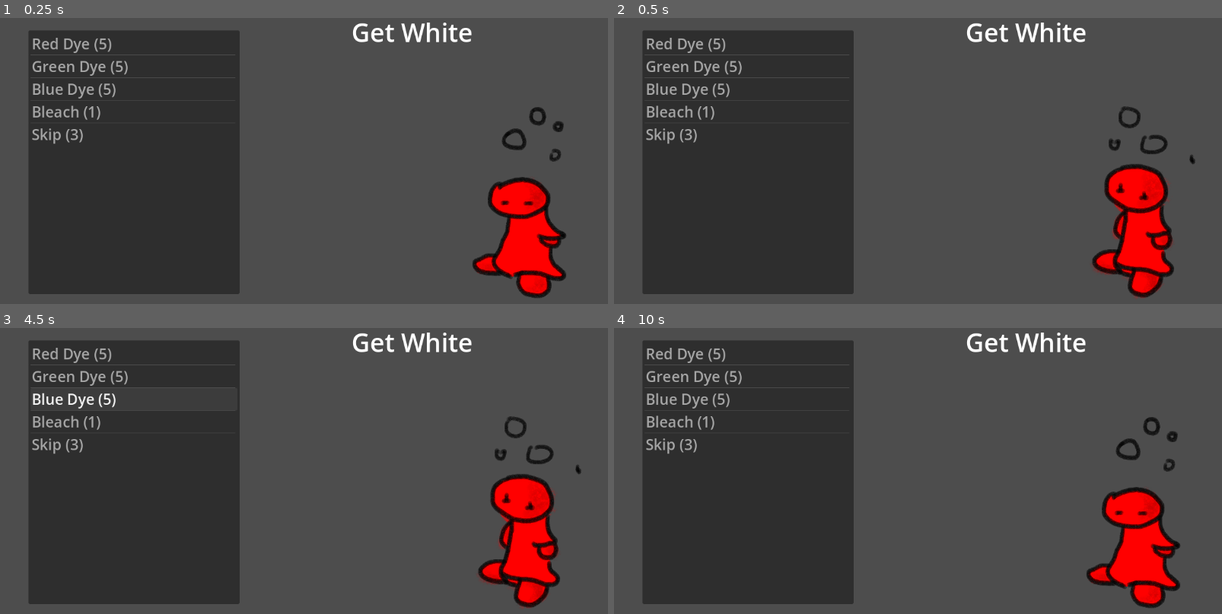
Above: before the commit, frames 1-4 (two rows, left to right).
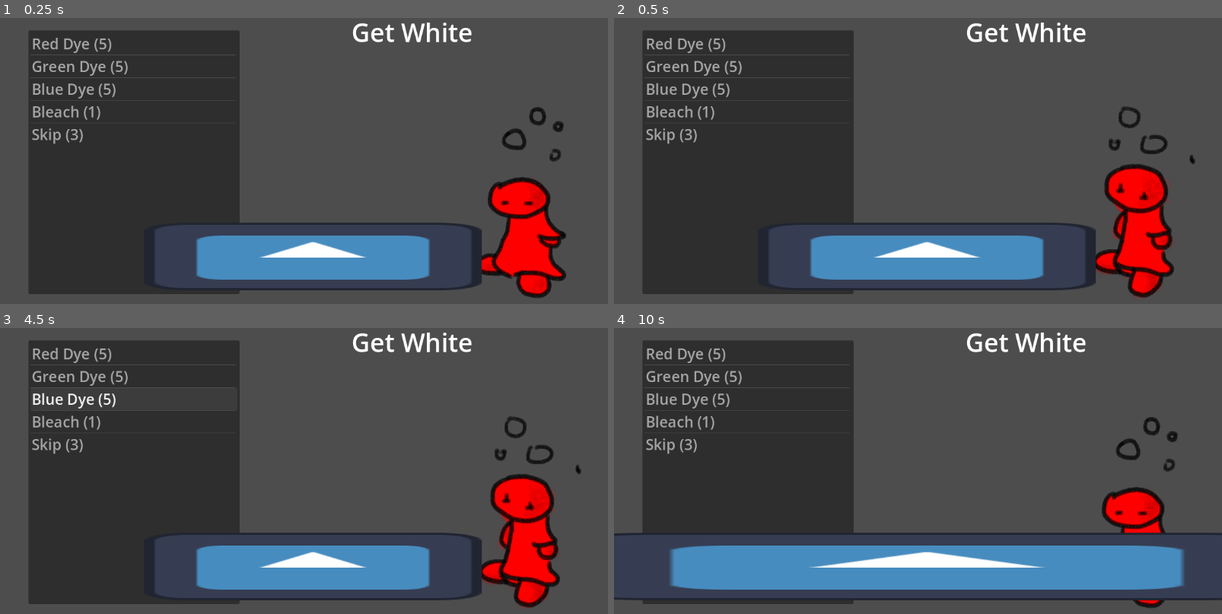
Above: after the commit, the same moments.

Repository: etherware-novice/poisongamejam
Game: Godot game, scene res://scenes/main_game_loop.tscn
The game is run twice, just before and just after one commit, with the same random seed, the same clock (stepped at 60 frames per second) and the same inputs. The engine's default icon, where the game draws it, is replaced by a stand-in: a white triangle on a blue panel in a dark square.
Inputs (mouse positions are in pixels of both pictures, inside the frame that each line leads up to):
- Up to frame 1 (0.25 s): no input
- Up to frame 2 (0.5 s): no input
- Up to frame 3 (4.5 s): move the mouse to (437, 433) at 0.52 s; tap Enter at 1.25, 4.25 s; move the mouse to (182, 468) at 1.27 s; move the mouse to (364, 373) at 2.02 s; tap Space at 2.75 s; move the mouse to (273, 519) at 2.77 s; move the mouse to (486, 502) at 3.52 s; move the mouse to (121, 399) at 4.27 s
- Up to frame 4 (10 s): move the mouse to (948, 450) at 5.02 s; tap Space at 5.75, 8.75 s; move the mouse to (826, 365) at 5.77 s; move the mouse to (1051, 433) at 6.52 s; tap Enter at 7.25 s; move the mouse to (796, 468) at 7.27 s; move the mouse to (978, 373) at 8.02 s; move the mouse to (887, 519) at 8.77 s; move the mouse to (1100, 502) at 9.52 s

The runs differ from the first frame. In frame 1, 8.8% of the frame differs, in the area x 25-80%, y 71-96%; in frame 2, 8.8%; in frame 3, 8.8%; in frame 4, 18%, in the area x 0-100%, y 71-96%.

Commit message:
work clocking in

Diff:
--- a/scenes/main_game_loop.tscn
+++ b/scenes/main_game_loop.tscn
@@ -6,6 +6,7 @@
 [ext_resource type="Texture2D" uid="uid://dn13ooxw267yq" path="res://art/patient_human-001.png" id="4_juudm"]
 [ext_resource type="Script" path="res://scripts/patient.gd" id="5_yuu1u"]
 [ext_resource type="Script" path="res://scripts/itembag.gd" id="6_3u6x2"]
+[ext_resource type="Script" path="res://scripts/workclock.gd" id="7_rbf8a"]
 
 [sub_resource type="SpriteFrames" id="SpriteFrames_gfa6j"]
 animations = [{
@@ -27,6 +28,17 @@
 "loop": true,
 "name": &"human",
 "speed": 2.0
+}]
+
+[sub_resource type="SpriteFrames" id="SpriteFrames_sae05"]
+animations = [{
+"frames": [{
+"duration": 1.0,
+"texture": ExtResource("2_b61lp")
+}],
+"loop": true,
+"name": &"default",
+"speed": 5.0
 }]
 
 [node name="MainGameLoop" type="Node2D"]
@@ -55,6 +67,18 @@
 theme_override_font_sizes/font_size = 48
 text = "placeholder"
 
+[node name="workclock" type="AnimatedSprite2D" parent="."]
+position = Vector2(593, 545)
+scale = Vector2(5, 1)
+sprite_frames = SubResource("SpriteFrames_sae05")
+script = ExtResource("7_rbf8a")
+
+[node name="hourTick" type="Timer" parent="workclock"]
+wait_time = 10.0
+autostart = true
+
 [connection signal="complete" from="patient" to="." method="_on_patient_complete"]
 [connection signal="skipped" from="patient" to="." method="_on_patient_skipped"]
 [connection signal="item_clicked" from="itembag" to="itembag" method="_on_item_clicked"]
+[connection signal="timeUp" from="workclock" to="." method="_on_workclock_time_up"]
+[connection signal="timeout" from="workclock/hourTick" to="workclock" method="_on_hour_tick_timeout"]
--- a/scripts/main_game_loop.gd
+++ b/scripts/main_game_loop.gd
@@ -46,3 +46,7 @@
 func endDay():
 	player.cutsceneLock = true
 	get_tree().change_scene_to_file("res://scenes/shop.tscn")
+
+
+func _on_workclock_time_up():
+	endDay()
--- /dev/null
+++ b/scripts/workclock.gd
@@ -0,0 +1,21 @@
+extends AnimatedSprite2D
+
+var hoursLeft = 12  # 120 seconds (2 minutes)
+
+signal timeUp
+
+# Called when the node enters the scene tree for the first time.
+func _ready():
+	pass # Replace with function body.
+
+
+# Called every frame. 'delta' is the elapsed time since the previous frame.
+func _process(delta):
+	pass
+
+
+func _on_hour_tick_timeout():
+	hoursLeft -= 1
+	scale.x = hoursLeft
+	if hoursLeft < 0:
+		timeUp.emit()
Not shown: 1 places in scenes/main_game_loop.tscn that only renumber resources
